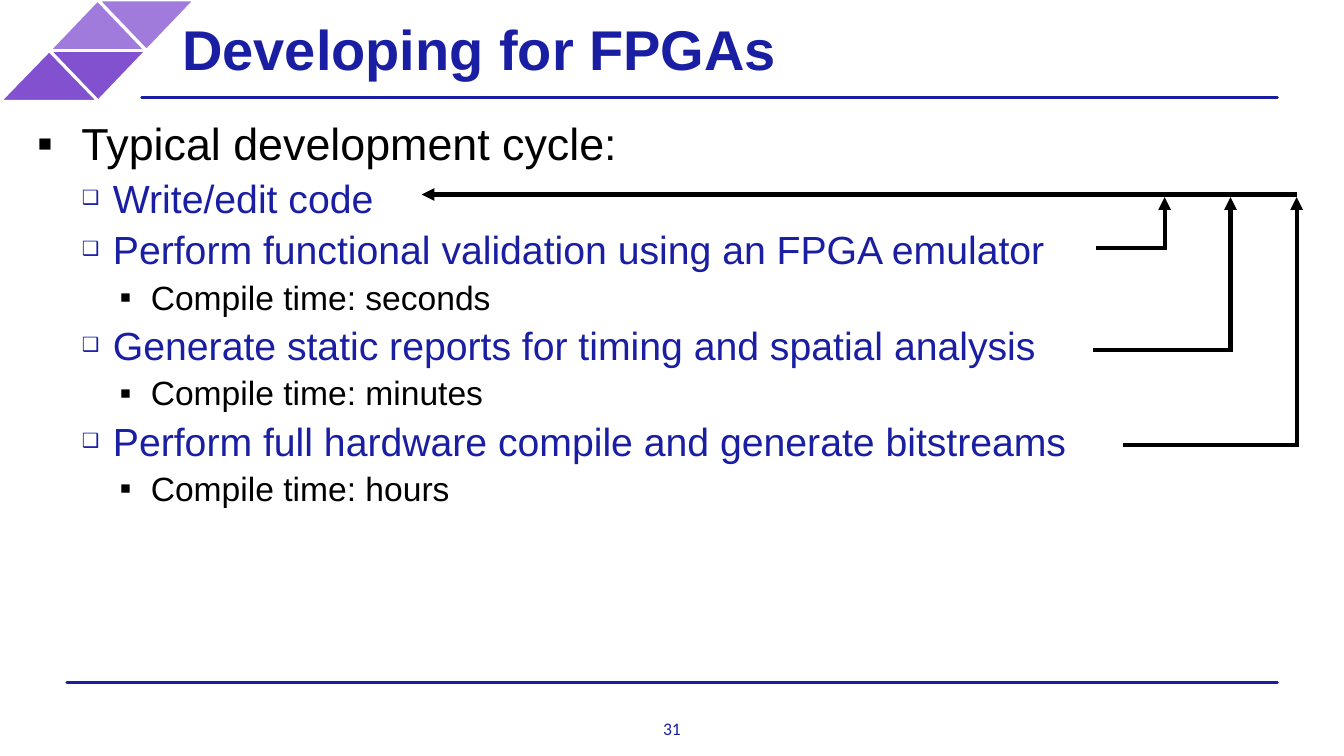
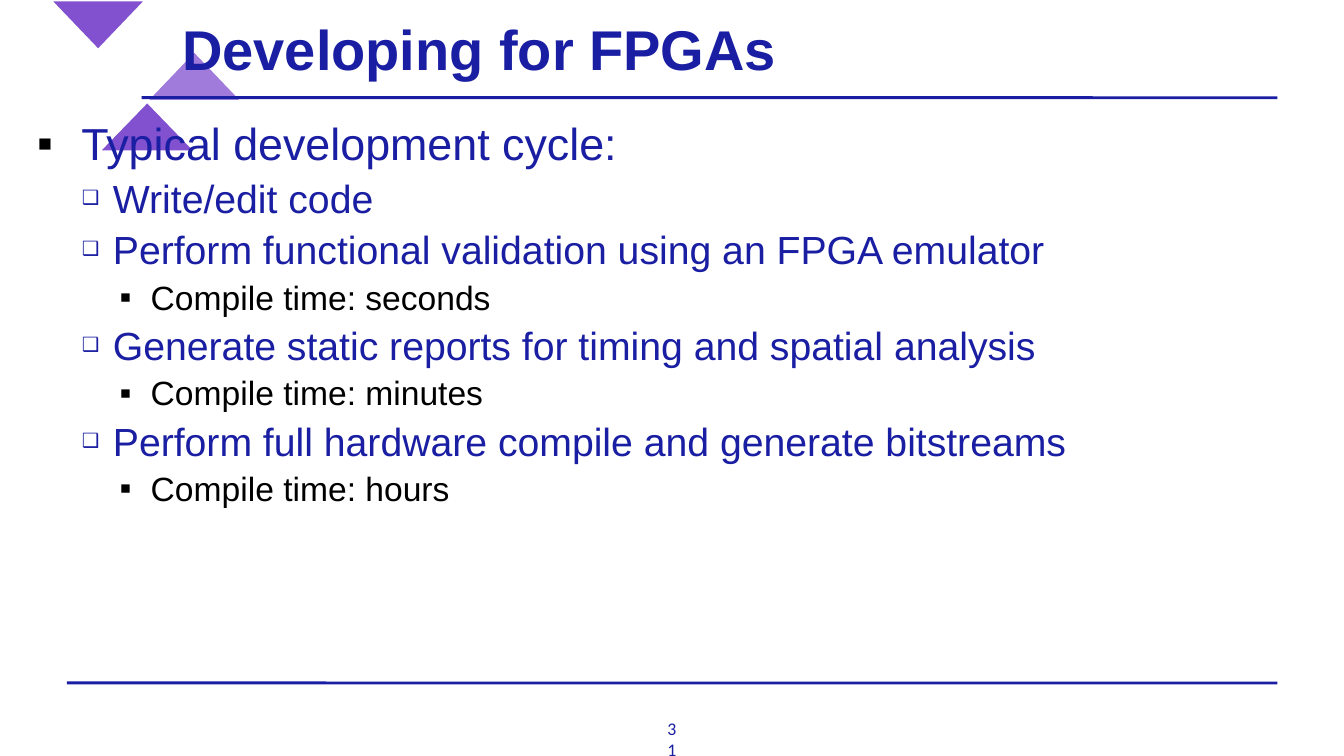
Before and after one commit to BenjaminMFindley/Reconfig-2-SYCL-DPCPP, a slide deck: slide 31 of Slides/SYCL_lecture_combined.pptx. Drawn at 1344x756 pixels with LibreOffice and Linux fonts; fonts in the diff are those of the drawing; background and template pictures are left out. Boxes give left, top, right and bottom in pixels: in the first picture for what was removed or moved away, otherwise in the second. Text is boxed around its words. In the diff, an @@ line names an element or a change of style, - is before the commit and + after.

```diff
--- a/Slides/SYCL_lecture_combined.pptx
+++ b/Slides/SYCL_lecture_combined.pptx
@@ triangle: place and size @@
-triangle at box(49, 50, 146, 101)
+triangle at box(49, 0, 146, 50)
@@ triangle at box(49, 0, 146, 50): proportions changed @@
@@ triangle removed at box(49, 0, 146, 50) @@
@@ triangle at box(146, 50, 243, 101): proportions changed; rotation 0 to 180 degrees @@
@@ text "Typical development cycle:" at box(81, 125, 1066, 508): text colour #000000 to #191EA2 in "Typical development cycle:" @@
@@ triangle at box(98, 101, 196, 151): proportions changed @@
@@ triangle: place and size @@
-triangle at box(0, 50, 98, 101)
+triangle at box(98, 101, 196, 151)
@@ line (142, 98) - (1277, 98): stroke #191EA2 2 pt to #191EA2 2.01 pt @@
@@ arrow removed from (1297, 195) to (421, 195) @@
@@ arrow removed from (1165, 250) to (1165, 198) @@
@@ arrow removed from (1231, 352) to (1231, 198) @@
@@ arrow removed from (1297, 445) to (1297, 198) @@
@@ line removed from (1097, 248) to (1167, 248) @@
@@ line removed from (1094, 350) to (1233, 350) @@
@@ line removed from (1124, 445) to (1299, 445) @@
@@ page number rewrapped from box(663, 723, 681, 735) to box(667, 718, 678, 739) @@
```
Also in this commit, not shown: 29 other slides changed, 2 slides added, 2 slides removed.
